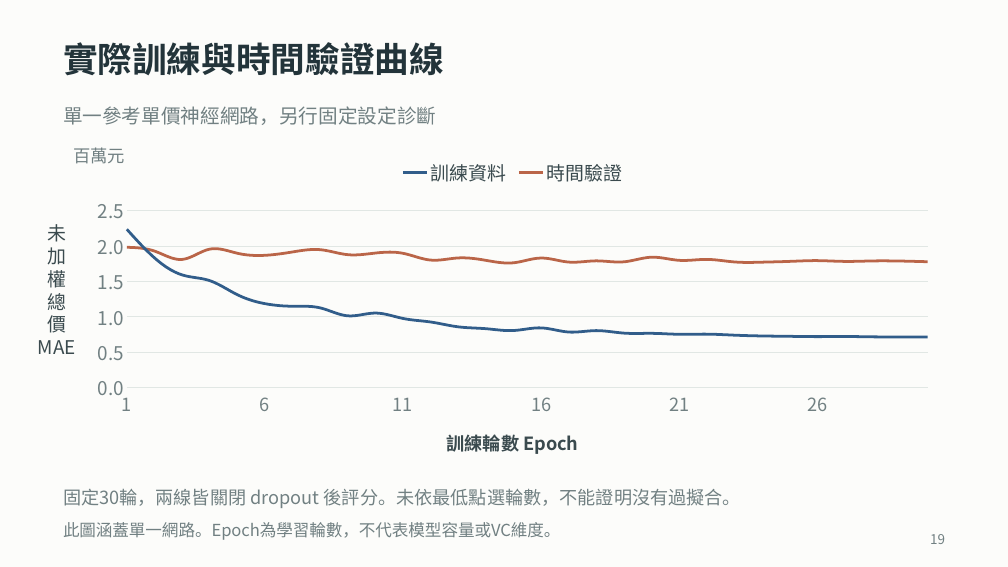
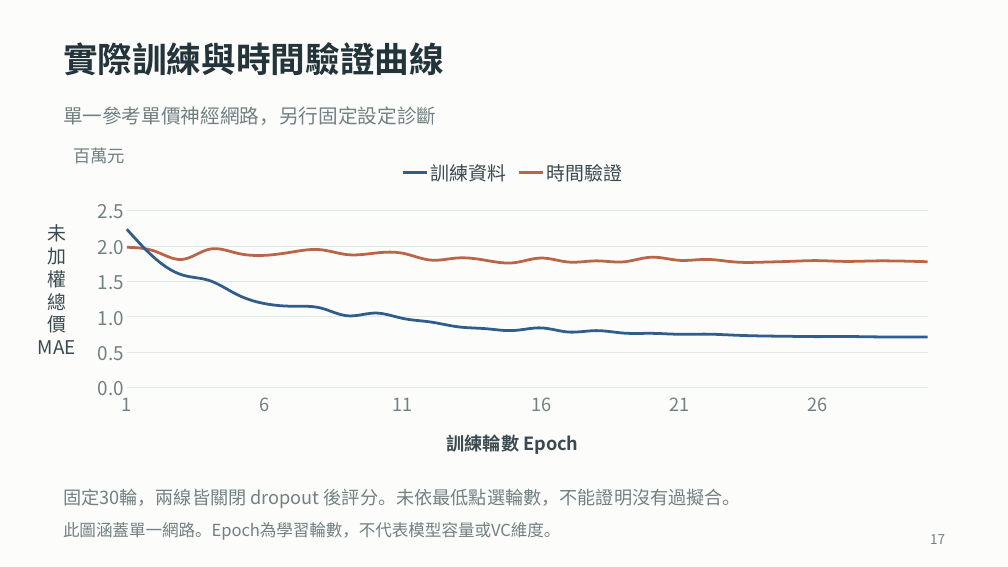
Before and after one commit to ziyi930108/nycu-house-price-regression, a slide deck: slide 17 of teaching/final_presentation/台灣房屋銷售價格預測挑戰賽_上台簡報.pptx (slide 19 before the commit). Drawn at 1008x567 pixels with LibreOffice and Linux fonts; fonts in the diff are those of the drawing. Boxes give left, top, right and bottom in pixels: in the first picture for what was removed or moved away, otherwise in the second. Text is boxed around its words. In the diff, an @@ line names an element or a change of style, - is before the commit and + after.

```diff
--- a/teaching/final_presentation/台灣房屋銷售價格預測挑戰賽_上台簡報.pptx
+++ b/teaching/final_presentation/台灣房屋銷售價格預測挑戰賽_上台簡報.pptx
@@ text at (930, 534, 945, 544): text changed @@
-19
+17
```
Also in this commit, not shown: 18 other slides changed, 2 slides removed, 31 other files.
